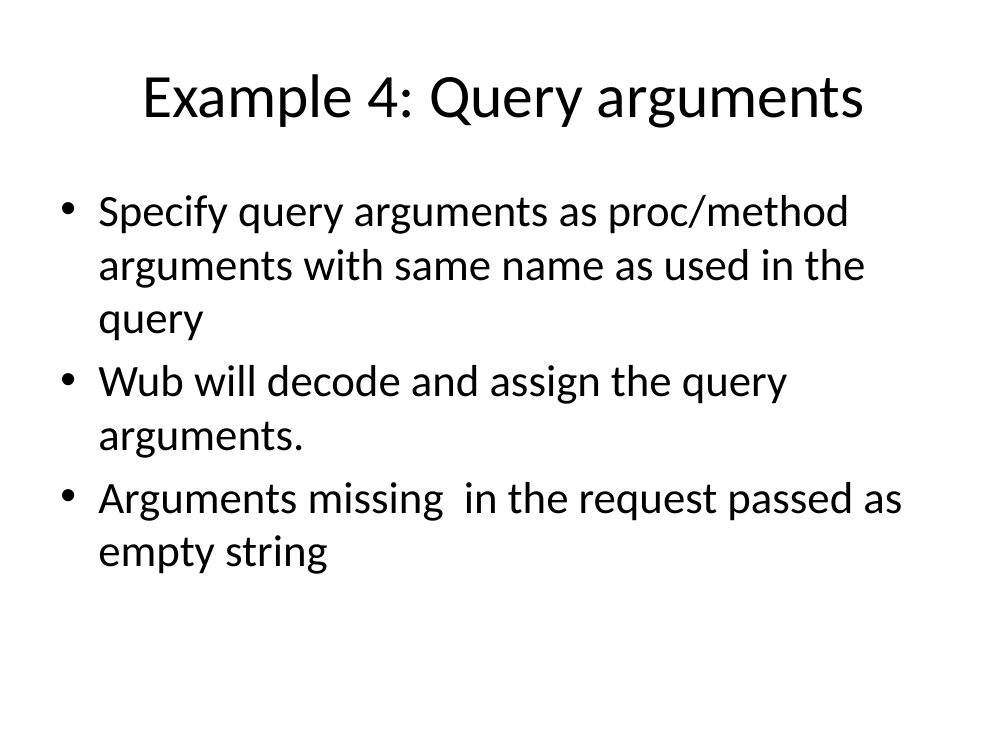
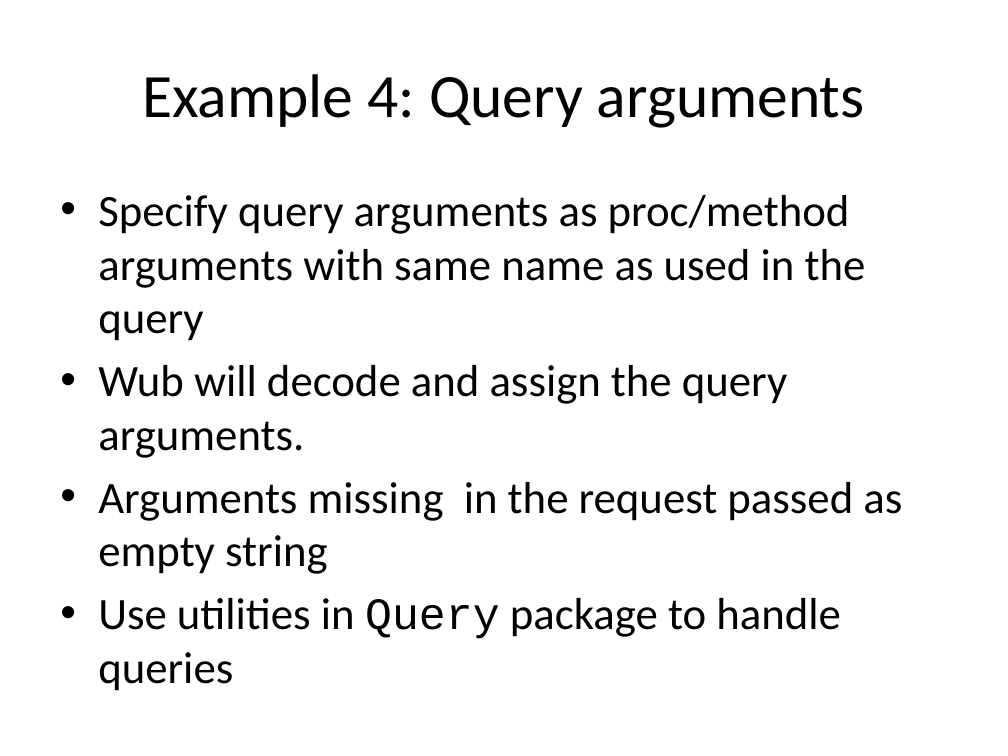
Before and after one commit to jdc8/wubwikit, a slide deck: slide 28 of wubexamples/Lets_Wub.pptx. Drawn at 1008x756 pixels with LibreOffice and Linux fonts; fonts in the diff are those of the drawing; background and template pictures are left out. Boxes give left, top, right and bottom in pixels: in the first picture for what was removed or moved away, otherwise in the second. Text is boxed around its words. In the diff, an @@ line names an element or a change of style, - is before the commit and + after.

```diff
--- a/wubexamples/Lets_Wub.pptx
+++ b/wubexamples/Lets_Wub.pptx
@@ text at [98, 598, 841, 691]: paragraph added @@
+• Use utilities in Query package to handle queries
```
Also in this commit, not shown: 14 other slides changed, 6 slides added, 1 slide removed.
